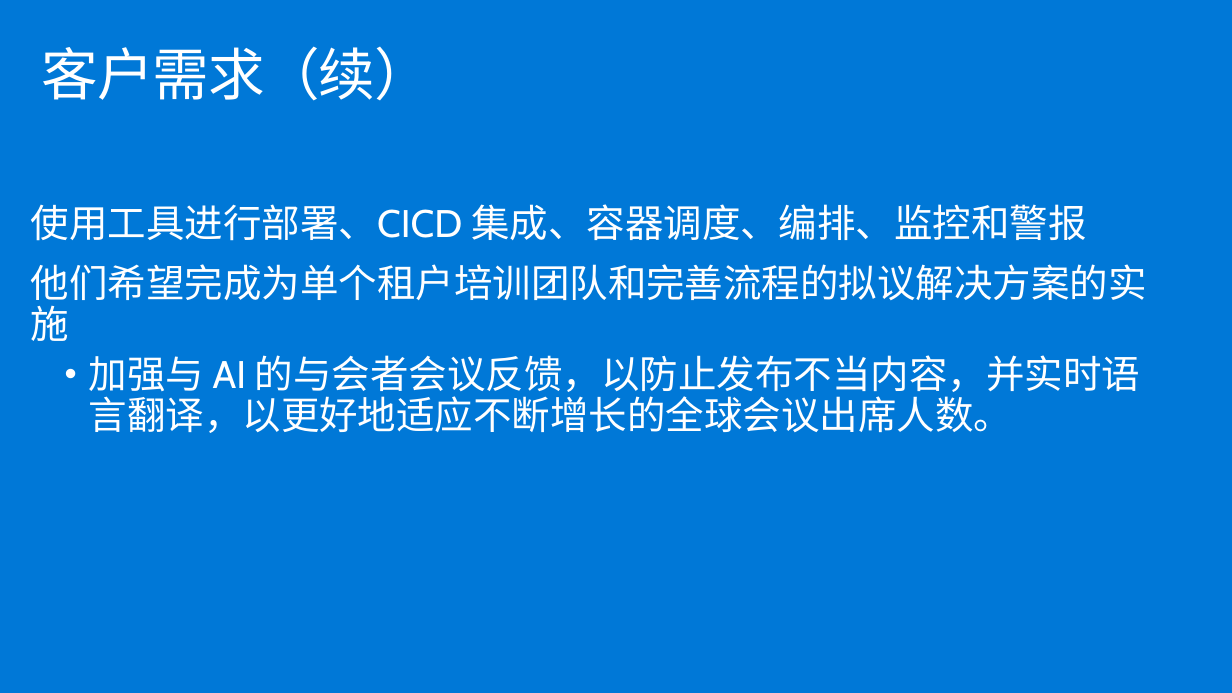
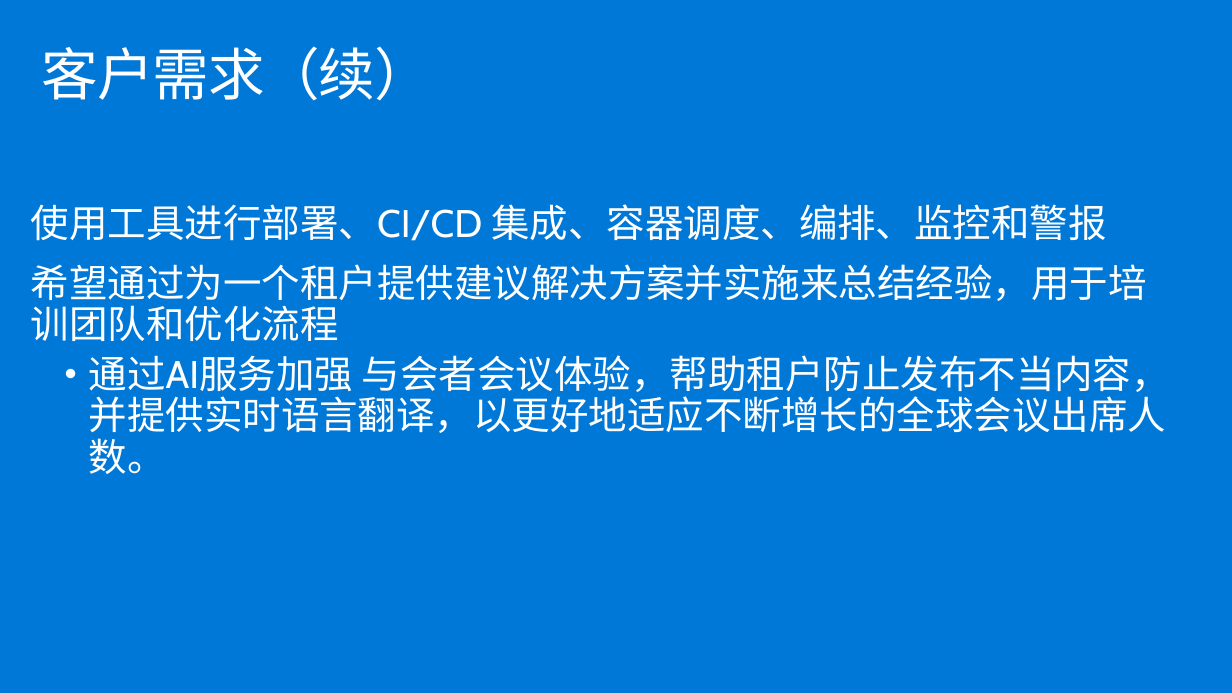
Before and after one commit to Azure/OCPCHINATECH, a slide deck: slide 11 of OCPPTSCSAHandsonLabs/MCW-Cloud-native-applications/Whiteboard design session/白板设计讲师presentation.pptx. Drawn at 1232x693 pixels with LibreOffice and Linux fonts; fonts in the diff are those of the drawing. Boxes give left, top, right and bottom in pixels: in the first picture for what was removed or moved away, otherwise in the second. Text is boxed around its words. In the diff, an @@ line names an element or a change of style, - is before the commit and + after.

```diff
--- a/OCPPTSCSAHandsonLabs/MCW-Cloud-native-applications/Whiteboard design session/白板设计讲师presentation.pptx
+++ b/OCPPTSCSAHandsonLabs/MCW-Cloud-native-applications/Whiteboard design session/白板设计讲师presentation.pptx
@@ text at <box>31,204,1170,474</box>: text changed @@
-  • 使用工具进行部署、CICD 集成、容器调度、编排、监控和警报
-    他们希望完成为单个租户培训团队和完善流程的拟议解决方案的实施
-    加强与 AI 的与会者会议反馈，以防止发布不当内容，并实时语言翻译，以更好地适应不断增长的全球会议出席人数。
+  • 使用工具进行部署、CI/CD 集成、容器调度、编排、监控和警报
+    希望通过为一个租户提供建议解决方案并实施来总结经验，用于培训团队和优化流程
+    通过AI服务加强 与会者会议体验，帮助租户防止发布不当内容，并提供实时语言翻译，以更好地适应不断增长的全球会议出席人数。
```
Also in this commit, not shown: 7 other slides changed, 3 other files.
